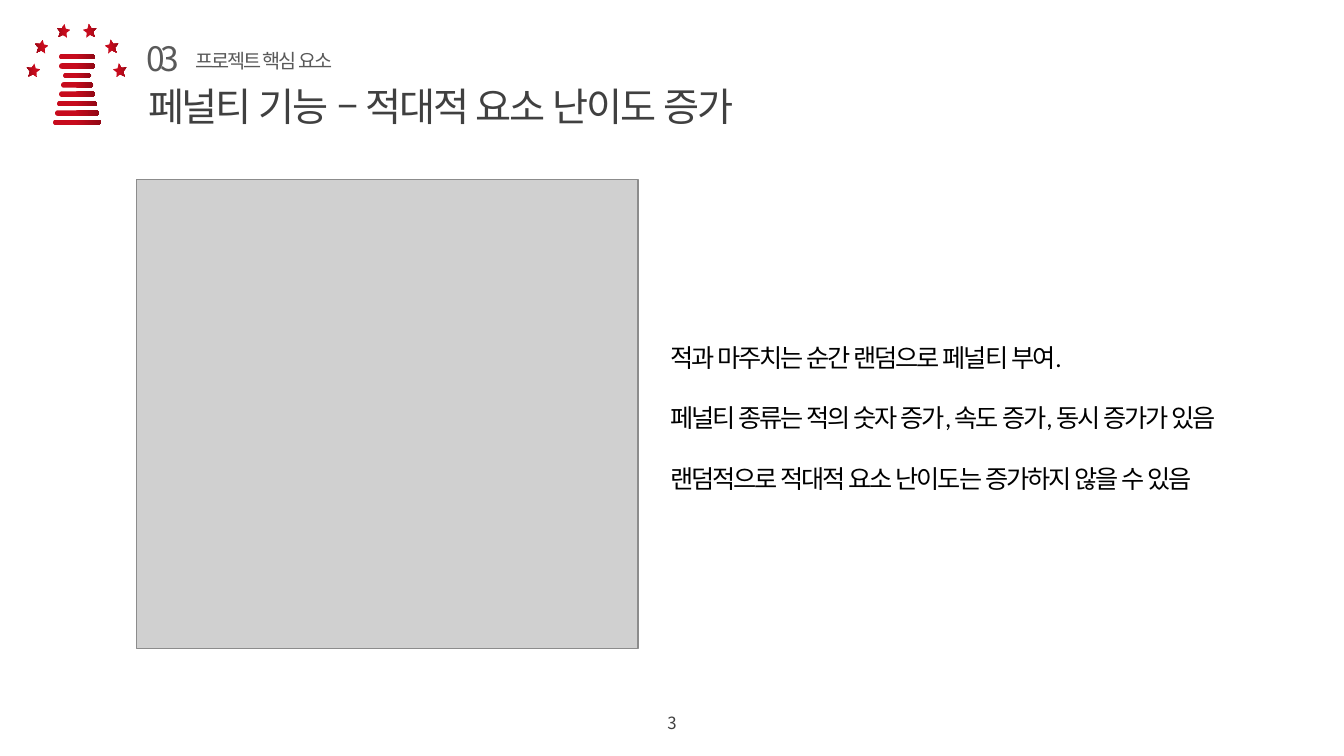
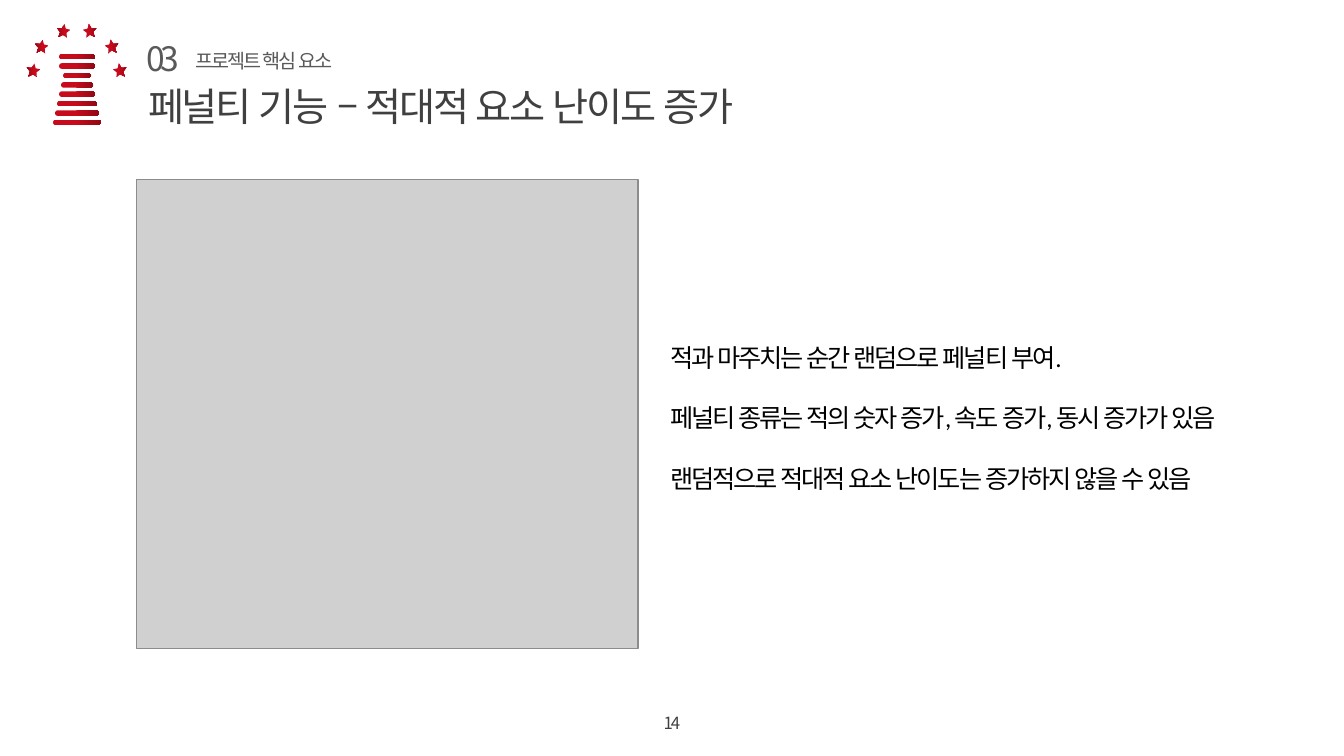
Before and after one commit to azx206/system-programing, a slide deck: slide 14 of 문서 및 동영상 자료/시스템 프로그래밍 MINT CHOCO.pptx. Drawn at 1344x756 pixels with LibreOffice and Linux fonts; fonts in the diff are those of the drawing; grey boxes stand for pictures; background and template pictures are left out. Boxes give left, top, right and bottom in pixels: in the first picture for what was removed or moved away, otherwise in the second. Text is boxed around its words. In the diff, an @@ line names an element or a change of style, - is before the commit and + after.

```diff
--- a/문서 및 동영상 자료/시스템 프로그래밍 MINT CHOCO.pptx
+++ b/문서 및 동영상 자료/시스템 프로그래밍 MINT CHOCO.pptx
@@ text at (664, 716, 681, 729): text changed @@
-3
+14
```
Also in this commit, not shown: 7 other slides changed, 1 other file.
